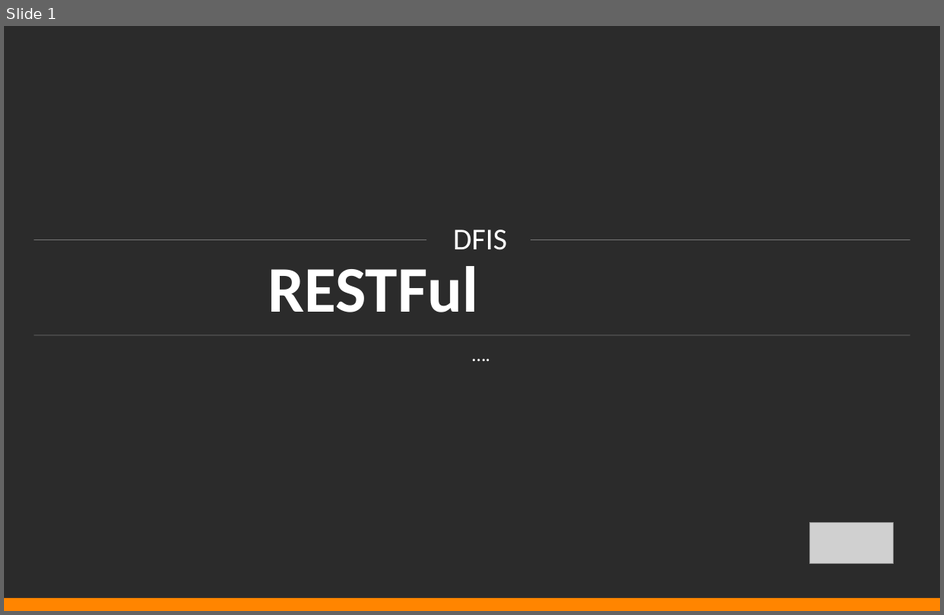
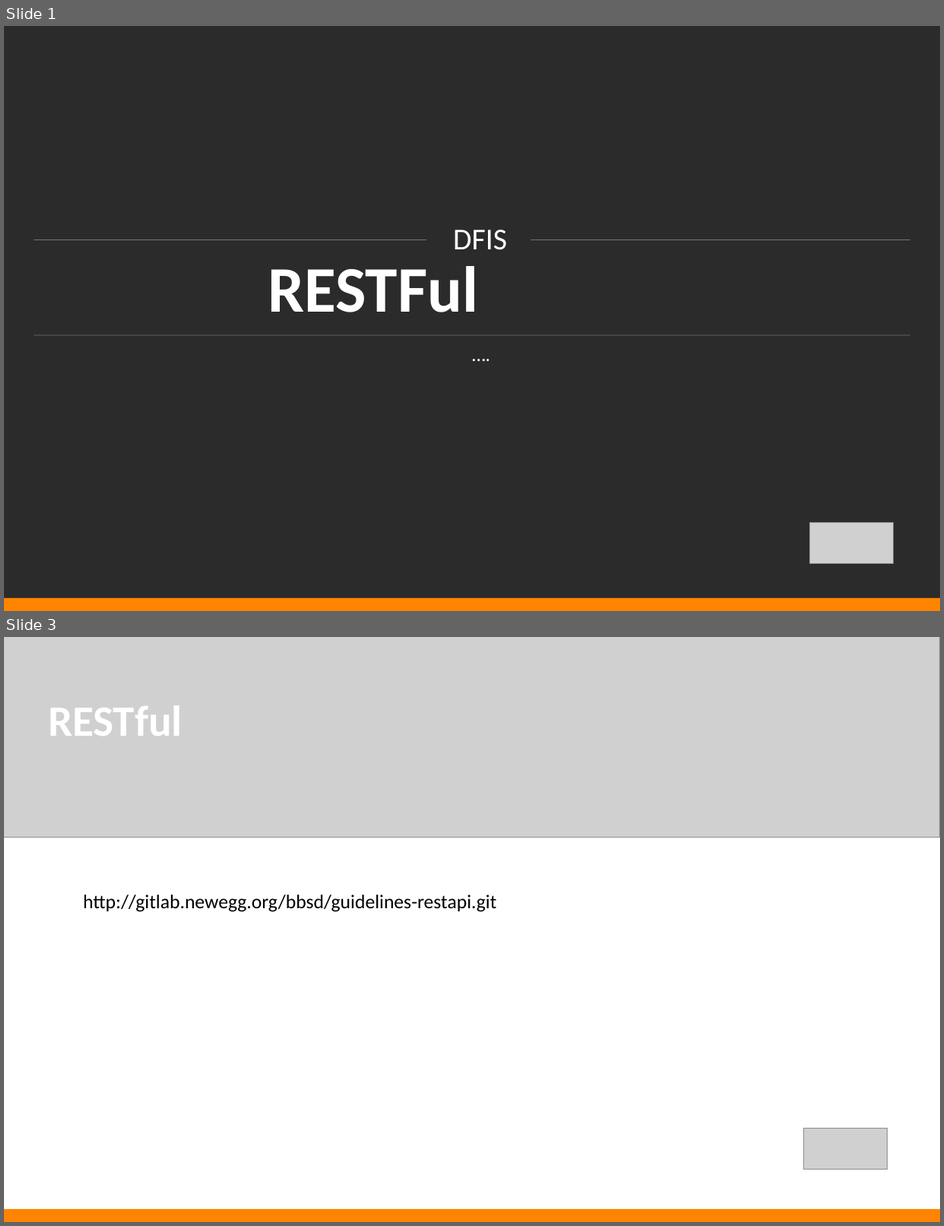
Before and after one commit to by46/mnemosyne, a slide deck: ppt/restful.ppt. Shown one above the other, each under a label of ours: slide 1 before the commit, slides 1 and 3 after it; the slides between them are not shown. The pictures are 944x615 and 944x1226 pixels, drawn with LibreOffice and Linux fonts; fonts in the diff are those of the drawing; grey boxes stand for pictures; background and template pictures are left out; a plain dark background stands for a picture behind light text. Boxes give left, top, right and bottom in pixels: in the first picture for what was removed or moved away, otherwise in the second. Text is boxed around its words. In the diff, an @@ line names an element or a change of style, - is before the commit and + after.

```diff
--- a/ppt/restful.ppt
+++ b/ppt/restful.ppt
@@ slide 3 added at (4,637,940,1222), background #FFFFFF @@
@@ picture added at (4,637,940,838) @@
@@ text added at (48,705,183,736), 40 pt, text #FFFFFF, bold @@
+RESTful
@@ text added at (83,895,496,912), 18 pt, text #000000 @@
+http://gitlab.newegg.org/bbsd/guidelines-restapi.git
@@ picture added at (804,1129,887,1170) @@
@@ rectangle added at (4,1209,940,1222), fill #FF8500 @@
```
Also in this commit, not shown: 1 slide changed, 4 other slides added, 3 slides removed.
